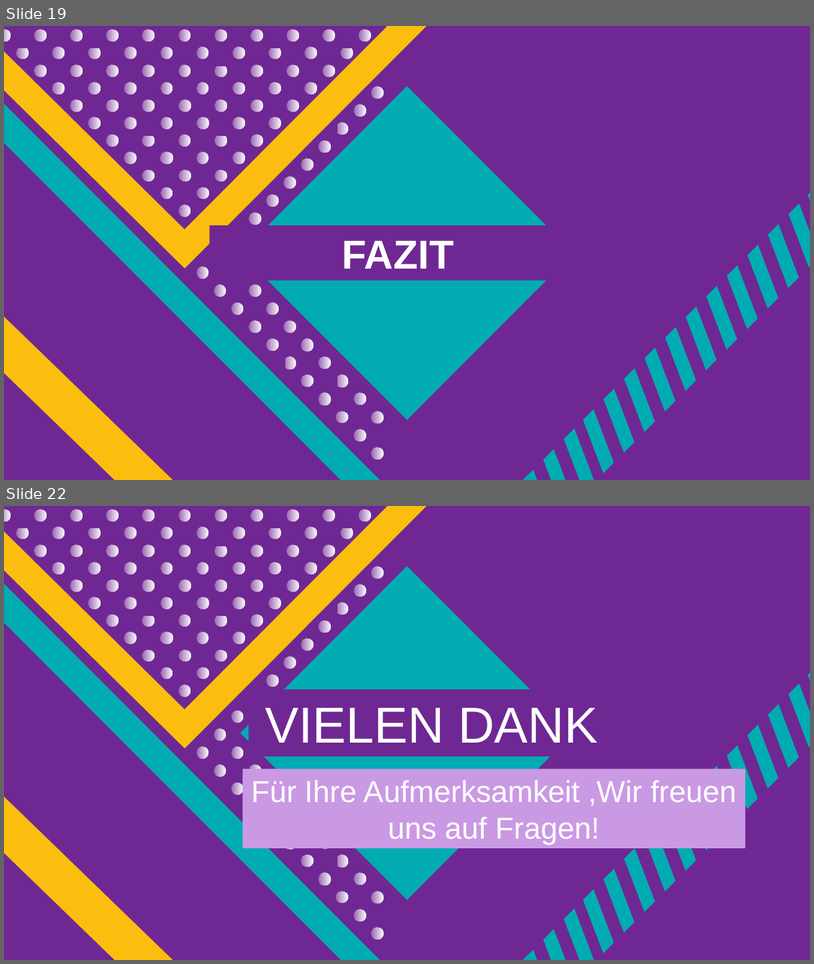
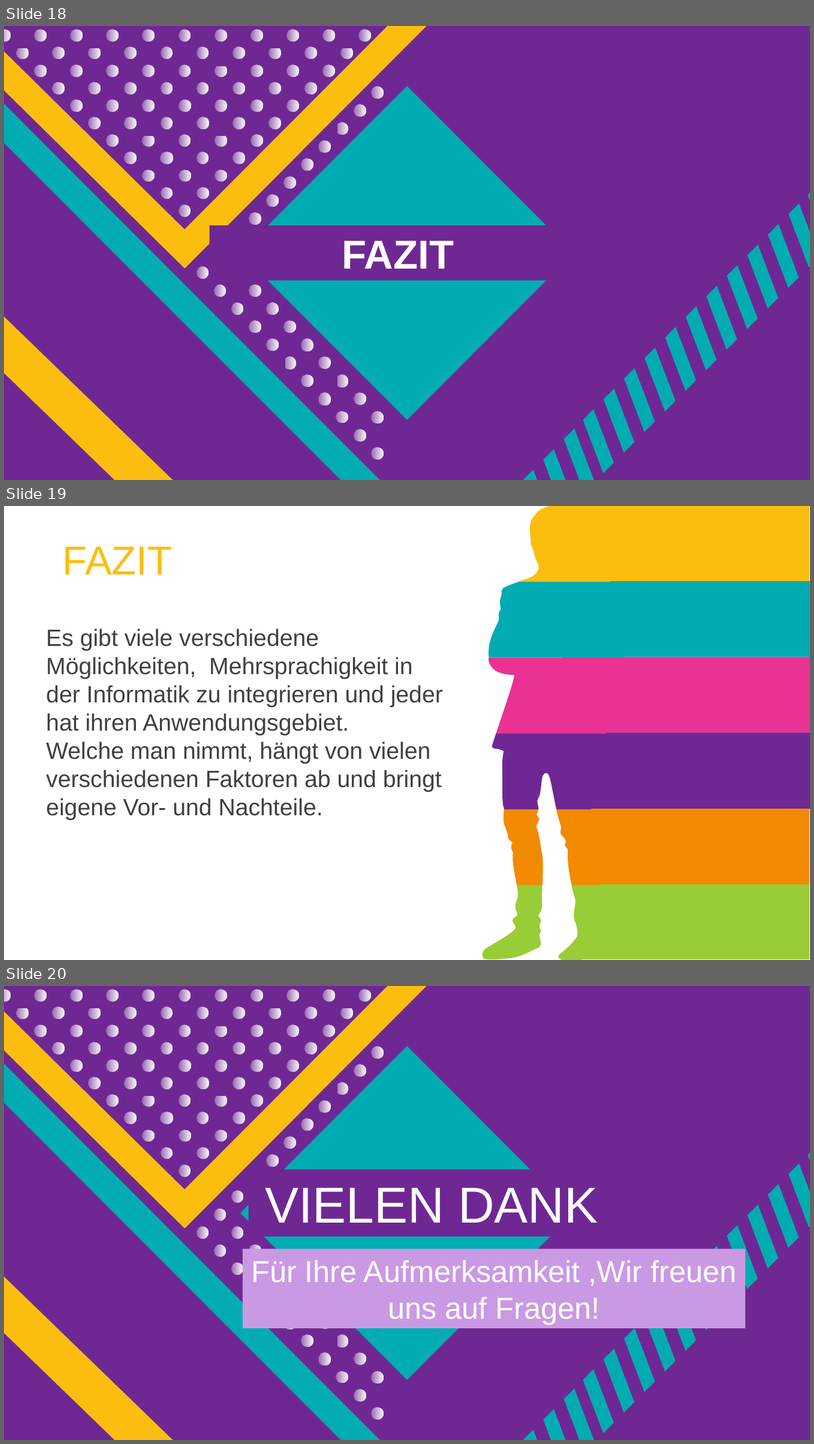
Before and after one commit to Eyssamsh/gui, a slide deck: guiProjekt/downloads/Final Präsentation Mehrsprachigkeit.pptx. Shown one above the other, each under a label of ours: slides 19 and 22 before the commit, slides 18, 19 and 20 after it; the slides between them are not shown. The pictures are 814x964 and 814x1444 pixels, drawn with LibreOffice and Linux fonts; fonts in the diff are those of the drawing. Boxes give left, top, right and bottom in pixels: in the first picture for what was removed or moved away, otherwise in the second. Text is boxed around its words. In the diff, an @@ line names an element or a change of style, - is before the commit and + after.

```diff
--- a/guiProjekt/downloads/Final Präsentation Mehrsprachigkeit.pptx
+++ b/guiProjekt/downloads/Final Präsentation Mehrsprachigkeit.pptx
@@ slide 19 added at [4,506,810,960], background #FFFFFF @@
@@ group added at [483,506,626,960]: 6 freeform shapes @@
@@ text added at [63,546,173,574], 48 pt, text #FCBE0E @@
+FAZIT
@@ text added at [46,628,443,820], 28 pt, text #404040 @@
+Es gibt viele verschiedene Möglichkeiten, Mehrsprachigkeit in der Informatik zu integrieren und jeder hat ihren Anwendungsgebiet.
+Welche man nimmt, hängt von vielen verschiedenen Faktoren ab und bringt eigene Vor- und Nachteile.
@@ group added at [548,506,810,959]: 6 rectangles @@
@@ what was slide 19 is now slide 18 @@
@@ what was slide 22 is now slide 20 @@
```
Also in this commit, not shown: 10 slides changed, 1 other slide added, 4 slides removed.
